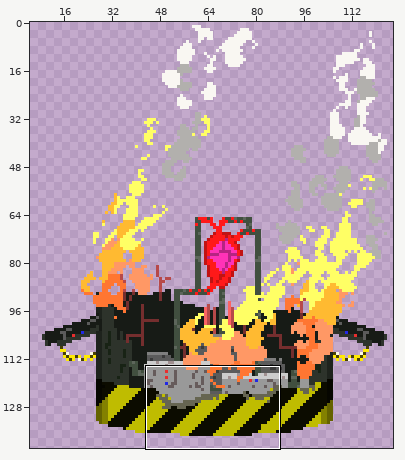
A sprite sheet gets an edit: CasaDesDiamantes/sprites/sensoryTremblerBaseDestroyed_spr/fffa6570-e273-4066-bb6b-bbd31abe40a0.png. Above, an overview of the earlier version with the close-up marked.
Close-up. Before the commit:
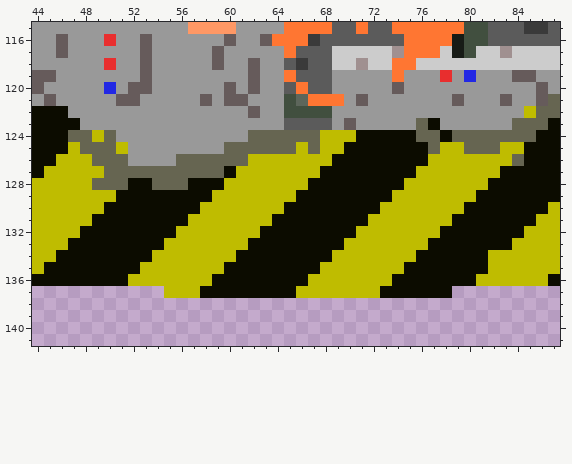
The file is 126x172 pixels. Colours within 5 levels of each other are drawn and written as one. Shown: x 44..87, y 115..141. The wide view leaves out empty margins. The commit also changed other parts of the picture, which this record leaves out.
After:
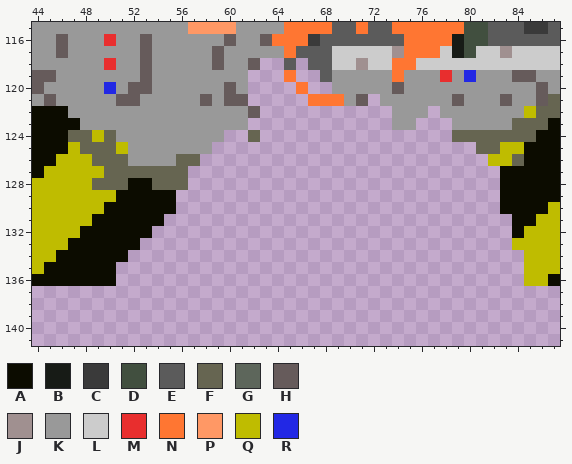
Palette (. is transparent): A #0c0c00  B #171b16  C #3a3a3a  D #414f3f  E #5b5b5b  F #666551  G #5d665b  H #665b5b  J #a09090  K #999999  L #cccccc  M #e82e2e  N #ff7632  P #ff9865  Q #bfbc00  R #2228e5
What changed:
Colour A is gone in row 123 at x 77; in row 124 at x 71 to 75 and 78; in row 125 at x 70 to 76; in row 126 at x 69 to 76; in row 127 at x 60 and 68 to 75; in row 128 at x 57 to 59, 67 to 74 and 82.
Colour A is gone in row 129 at x 56 to 58, 66 to 73 and 81 to 82; in row 130 at x 56 to 57, 65 to 72 and 80 to 82; in row 131 at x 55 to 56, 64 to 71 and 79 to 83; in row 132 at x 54 to 55, 63 to 70 and 78 to 83; in row 133 at x 53 to 54, 62 to 69 and 77 to 83; in row 134 at x 52 to 53, 61 to 68 and 76 to 81.
Colour A is gone in row 135 at x 51 to 52, 60 to 67 and 75 to 81; in row 136 at x 51, 59 to 66 and 74 to 80; in row 137 at x 58 to 65 and 73 to 78.
Colour C is gone in row 118 at x 66.
Colour D is gone in row 121 at x 65; in row 122 at x 65 to 68.
Colour E is gone in row 119 at x 66 to 67; in row 120 at x 65 and 67 to 68; in row 123 at x 65 to 68.
Colour F is gone in row 123 at x 76; in row 124 at x 63 to 67 and 76 to 77; in row 125 at x 60 to 65, 67, 77 and 80; in row 126 at x 58 to 61; in row 127 at x 57 to 59.
Colour G is gone in row 121 at x 66.
Colour H is gone in rows 119 to 120 at x 62; in row 123 at x 70.
Colour K is gone in rows 118 to 120 at x 63 to 64; in row 121 at x 62 to 64 and 72; in row 122 at x 63 to 64, 69 to 73 and 77; in row 123 at x 62 to 64, 69, 71 to 73 and 78; in row 124 at x 60 to 61; in row 125 at x 59.
Colour Q is gone in row 124 at x 68 to 70; in row 125 at x 66, 68 to 69 and 78 to 79; in row 126 at x 62 to 68 and 77 to 81; in row 127 at x 61 to 67 and 76 to 82; in row 128 at x 60 to 66 and 75 to 81; in row 129 at x 59 to 65 and 74 to 80.
Colour Q is gone in row 130 at x 58 to 64 and 73 to 79; in row 131 at x 57 to 63 and 72 to 78; in row 132 at x 56 to 62 and 71 to 77; in row 133 at x 55 to 61 and 70 to 76; in row 134 at x 54 to 60, 69 to 75 and 82 to 84; in row 135 at x 53 to 59, 68 to 74 and 82 to 84.
Colour Q is gone in row 136 at x 52 to 58, 67 to 73 and 81 to 84; in row 137 at x 55 to 57 and 66 to 72.
